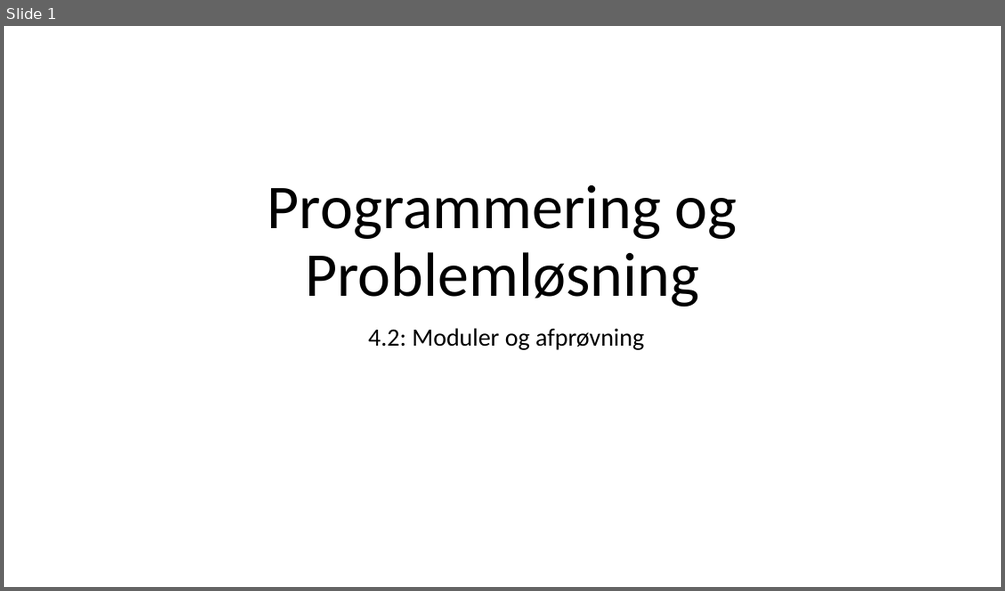
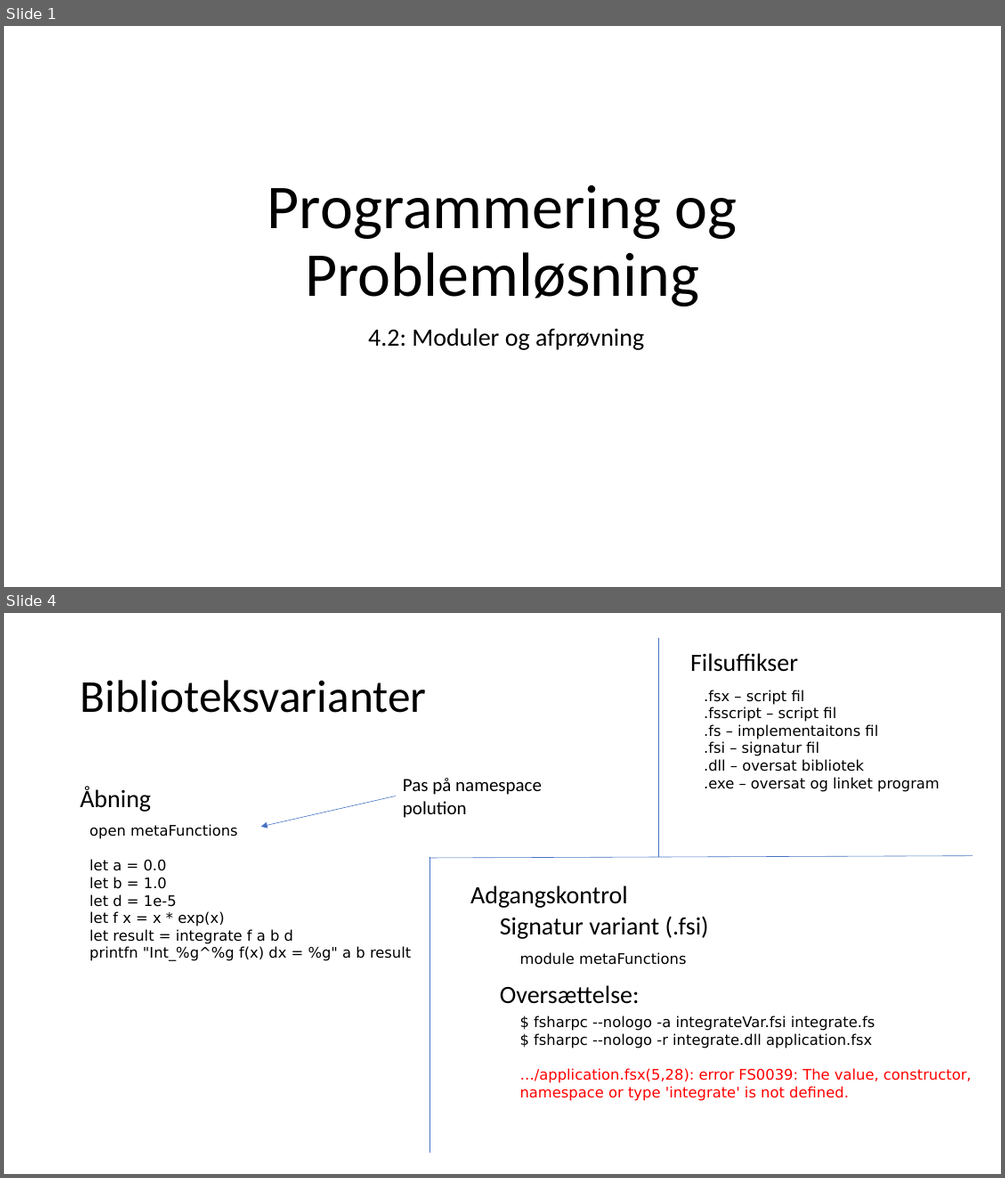
Before and after one commit to fisterloegsovs/pop22, a slide deck: lectures/4.2ModulesNTests/lecture.pptx. Shown one above the other, each under a label of ours: slide 1 before the commit, slides 1 and 4 after it; the slides between them are not shown. The pictures are 1005x591 and 1005x1178 pixels, drawn with LibreOffice and Linux fonts; fonts in the diff are those of the drawing. Boxes give left, top, right and bottom in pixels: in the first picture for what was removed or moved away, otherwise in the second. Text is boxed around its words. In the diff, an @@ line names an element or a change of style, - is before the commit and + after.

```diff
--- a/lectures/4.2ModulesNTests/lecture.pptx
+++ b/lectures/4.2ModulesNTests/lecture.pptx
@@ slide 4 added at bbox=[4, 613, 1001, 1174], background #FFFFFF @@
@@ line added from (658, 638) to (658, 857), #4472C4 0.5 pt @@
@@ text added at bbox=[690, 653, 798, 672], 24 pt, text #000000 @@
+Filsuffikser
@@ title added at bbox=[80, 680, 426, 713], 44 pt, text #000000 @@
+Biblioteksvarianter
@@ text added at bbox=[704, 690, 939, 792], 14 pt, text #000000 @@
+.fsx – script fil
+.fsscript – script fil
+.fs – implementaitons fil
+.fsi – signatur fil
+.dll – oversat bibliotek
+.exe – oversat og linket program
@@ text added at bbox=[80, 787, 151, 811], 24 pt, text #000000 @@
+Åbning
@@ arrow added from (396, 796) to (261, 827), #4472C4 0.5 pt @@
@@ text added at bbox=[403, 778, 542, 818], 18 pt, text #000000 @@
+Pas på namespace polution
@@ text added at bbox=[89, 824, 411, 961], 14 pt, text #000000 @@
+open metaFunctions
+let a = 0.0
+let b = 1.0
+let d = 1e-5
+let f x = x * exp(x)
+let result = integrate f a b d
+printfn "Int_%g^%g f(x) dx = %g" a b result
@@ line added from (429, 858) to (972, 856), #4472C4 0.5 pt @@
@@ line added from (430, 857) to (430, 1153), #4472C4 0.5 pt @@
@@ text added at bbox=[470, 885, 628, 908], 24 pt, text #000000 @@
+Adgangskontrol
@@ text added at bbox=[500, 916, 709, 939], 24 pt, text #000000 @@
+Signatur variant (.fsi)
@@ text added at bbox=[520, 952, 687, 965], 14 pt, text #000000 @@
+module metaFunctions
@@ text added at bbox=[500, 985, 639, 1004], 24 pt, text #000000 @@
+Oversættelse:
@@ text added at bbox=[520, 1015, 971, 1101], 14 pt, text #FF0000 @@
+$ fsharpc --nologo -a integrateVar.fsi integrate.fs
+$ fsharpc --nologo -r integrate.dll application.fsx
+…/application.fsx(5,28): error FS0039: The value, constructor, namespace or type 'integrate' is not defined.
```
Also in this commit, not shown: 2 slides changed, 5 other slides added, 17 other files.
